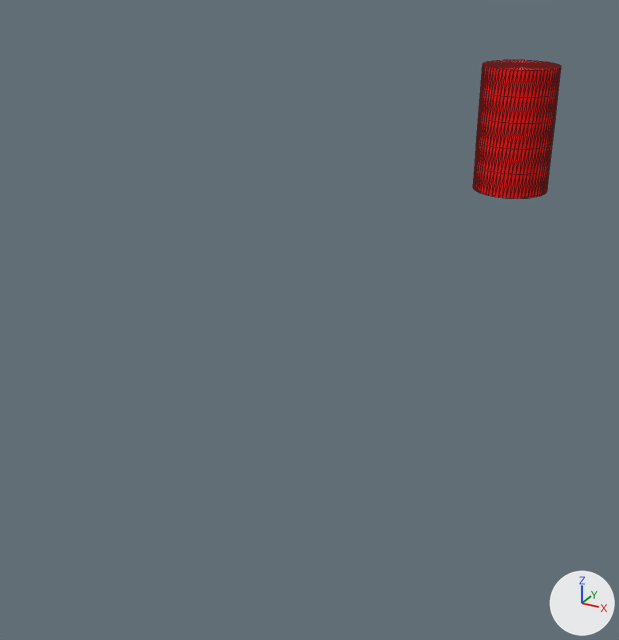
A saved change to the glTF model assets/trenchbroom/models/BossRoulette.glb.
Before and after are seen from a 50 mm camera at (12.7, -46.0, 12.4) aimed at (-2.1, -19.2, -1.0). The axes (+X, +Y, +Z) are drawn at lower right. The lights are the same throughout. The picture after the commit comes second. Mesh edges are drawn as thin lines. Where no turn or scale is listed for an object, it has been applied to the vertices.

The older version as bpy lines, for what is in view:
```python
me_mesh_0 = bpy.data.meshes.new('Mesh_0')
me_mesh_0.from_pydata(...)  # 392 vertices, 768 faces; spans x -2.0..2.0, y -2.0..2.0, z -3.3..3.3
me_mesh_0.materials.append(mat_material_0)  # red #ff0000
ob_debugmesh = bpy.data.objects.new('DebugMesh', me_mesh_0)
ob_debugmesh.location = (0.0, 0.0, 3.3)
```
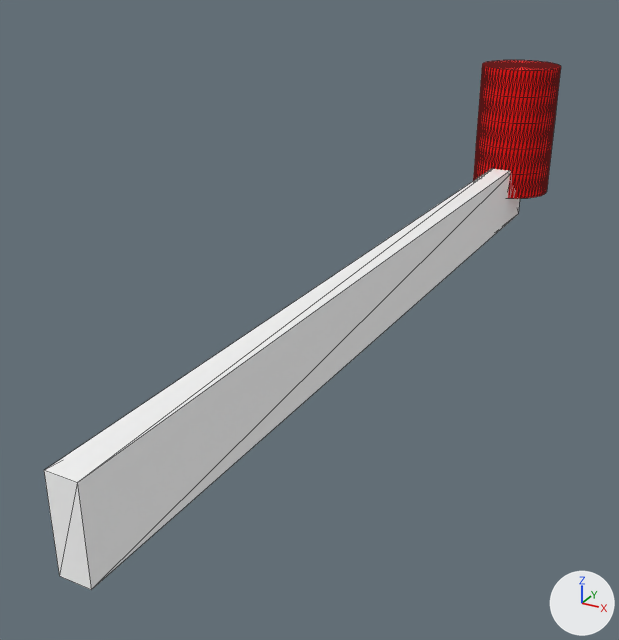
Changed parts and their boxes [x1, y1, x2, y2] in the pictures (619 x 640 px):
'MeshInstance3D', added
    after: [44, 168, 520, 590]

The change, as a diff of the scene's bpy script:
```diff
--- a/assets/trenchbroom/models/BossRoulette.glb.py
+++ b/assets/trenchbroom/models/BossRoulette.glb.py
@@ mat_material_1 @@
+mat_material_1 = principled_material('Material_1')
+mat_material_1.base_color = (1.0, 1.0, 1.0)  # white #ffffff
+mat_material_1.metallic = 1.0
+mat_material_1.roughness = 1.0
@@ me_mesh_1 @@
+me_mesh_1.from_pydata(...)  # a box spanning x -0.5..0.5, y -17.5..17.5, z -1.5..1.5
+me_mesh_1.materials.append(mat_material_1)  # white #ffffff
@@ ob_meshinstance3d @@
+ob_meshinstance3d = bpy.data.objects.new('MeshInstance3D', me_mesh_1)
+ob_meshinstance3d.location = (0.0, -17.0, 0.0)
```
